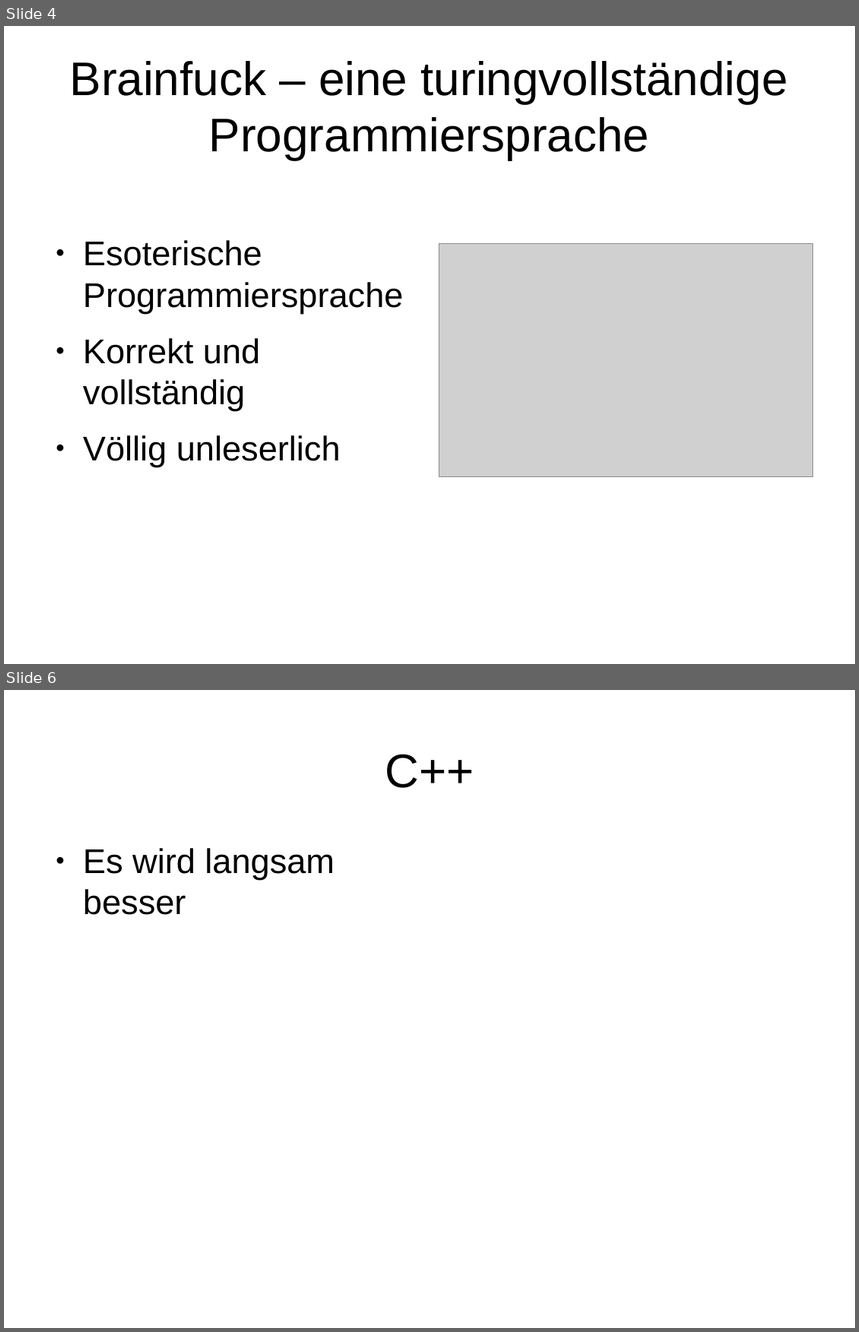
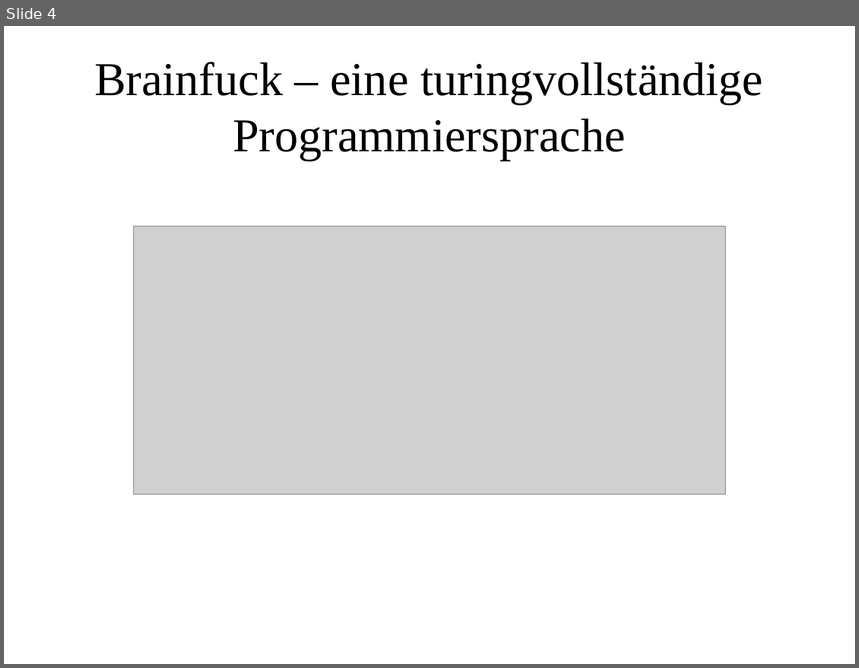
Before and after one commit to burgerdev/bearded-wookie, a slide deck: doc/presentation/learning_python.odp. Shown one above the other, each under a label of ours: slides 4 and 6 before the commit, slide 4 after it; the slides between them are not shown. The pictures are 859x1332 and 859x668 pixels, drawn with LibreOffice and Linux fonts; fonts in the diff are those of the drawing; grey boxes stand for pictures. Boxes give left, top, right and bottom in pixels: in the first picture for what was removed or moved away, otherwise in the second. Text is boxed around its words. In the diff, an @@ line names an element or a change of style, - is before the commit and + after.

```diff
--- a/doc/presentation/learning_python.odp
+++ b/doc/presentation/learning_python.odp
@@ slide 6 removed at bbox=[4, 690, 855, 1328], background #FFFFFF @@
@@ title removed at bbox=[385, 754, 474, 788] @@
-C++
@@ text removed at bbox=[83, 848, 335, 915] @@
-● Es wird langsam besser
@@ slide 4 changed as well @@
@@ title "Brainfuck – eine turingvollständige Programmiersprache" at bbox=[94, 62, 763, 161]: font Arial to Times New Roman @@
@@ picture: place and size @@
-picture at bbox=[439, 244, 813, 478]
+picture at bbox=[134, 227, 726, 495]
@@ text removed at bbox=[83, 240, 403, 468] @@
-● Esoterische Programmiersprache
-● Korrekt und vollständig
-● Völlig unleserlich
```
Also in this commit, not shown: 8 other slides changed, 4 slides added, 1 other slide removed, 4 other files.
